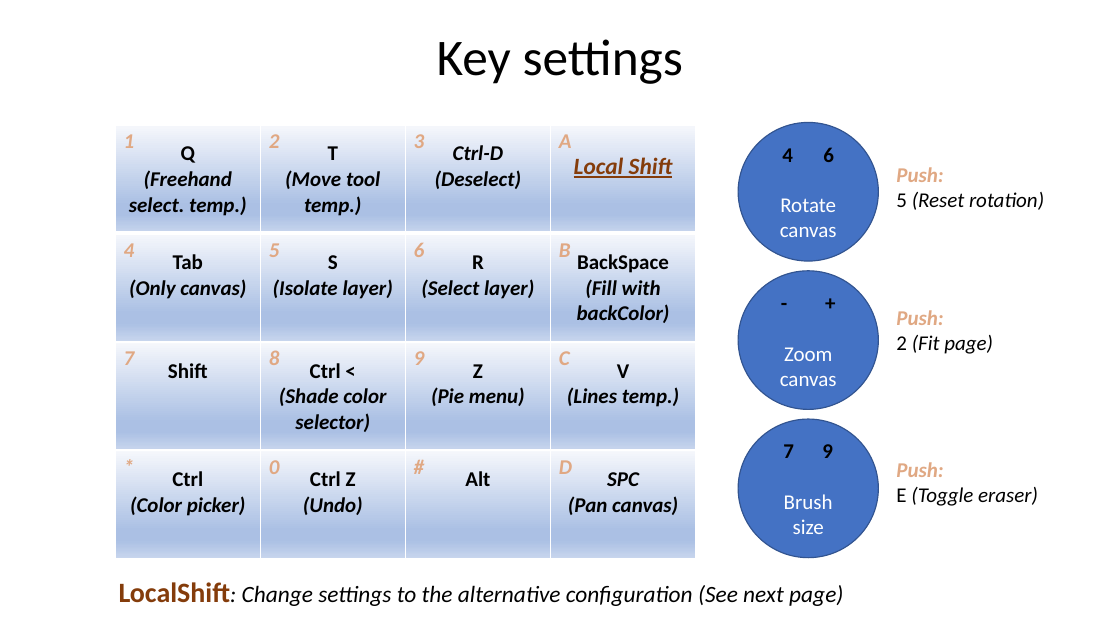
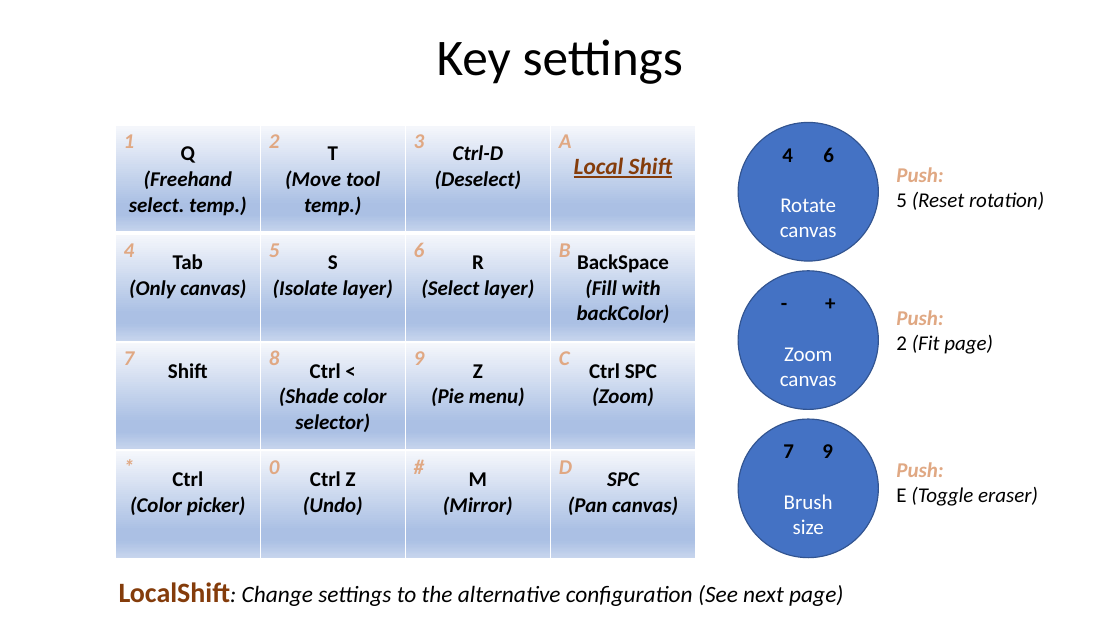
Before and after one commit to Alonsog2/InputDeviceForDrawingTablet, a slide deck: slide 2 of DOC/Esquema.pptx. Drawn at 1120x630 pixels with LibreOffice and Linux fonts; fonts in the diff are those of the drawing. Boxes give left, top, right and bottom in pixels: in the first picture for what was removed or moved away, otherwise in the second. Text is boxed around its words. In the diff, an @@ line names an element or a change of style, - is before the commit and + after.

```diff
--- a/DOC/Esquema.pptx
+++ b/DOC/Esquema.pptx
@@ table at (x1=115, y1=125, x2=696, y2=560) @@
-row 3, column 4: V / (Lines temp.)
+row 3, column 4: Ctrl SPC / (Zoom)
-row 4, column 3: Alt
+row 4, column 3: M / (Mirror)
```
Also in this commit, not shown: 1 other slide changed, 5 other files.
